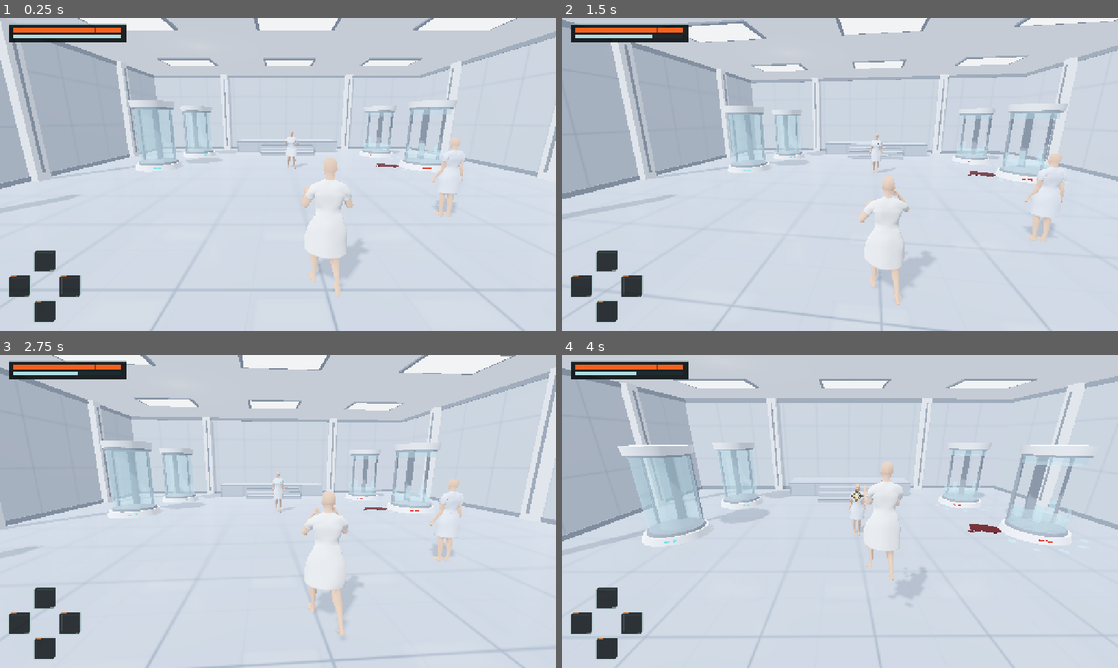
Above: before the commit, frames 1-4 (two rows, left to right).
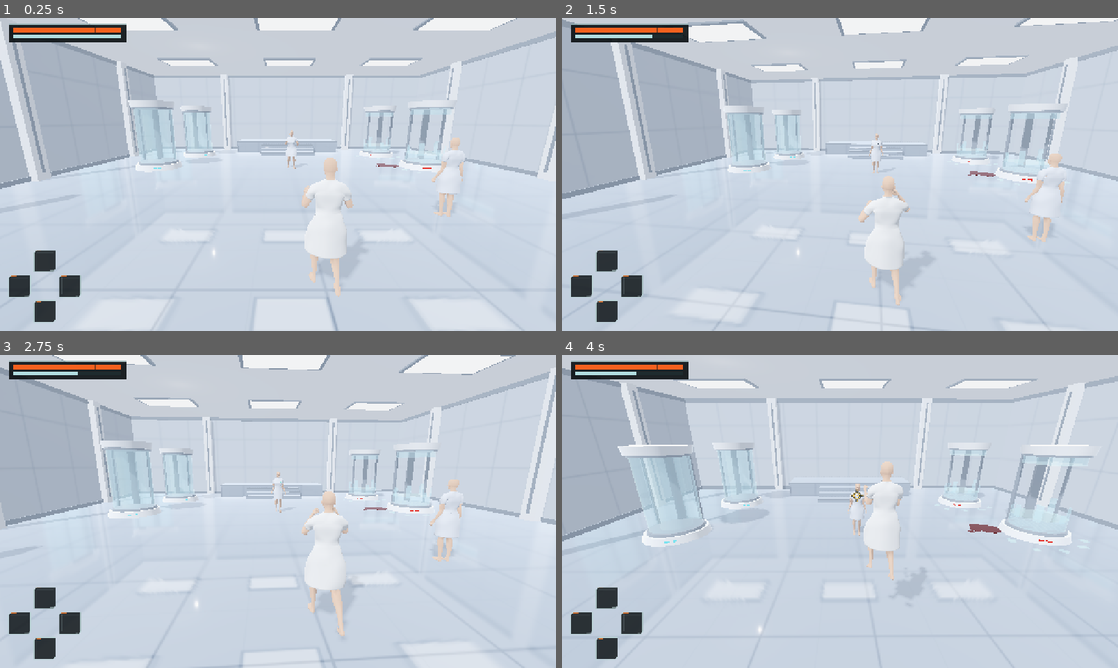
Above: after the commit, the same moments.

Repository: IAmStarhead/Project-Gene
Game: Godot game, scene res://scenes/main.tscn
Two runs of this game, one before a commit and one after it. Both use one fixed random seed, a clock stepped at 60 frames per second and the inputs below.
Inputs (mouse positions are in pixels of both pictures, inside the frame that each line leads up to):
- Up to frame 1 (0.25 s): no input
- Up to frame 2 (1.5 s): tap Enter at 0.5 s; move the mouse to (867, 174) at 0.52 s; press the mouse at (867, 174) at 0.53 s; hold W (move_forward) from 0.53 s (still down); tap F (jump) at 0.77 s; move the mouse to (812, 174) at 1.27 s; release the mouse at (812, 174) at 1.28 s; tap Q (attack_hook) at 1.35 s
- Up to frame 3 (2.75 s): keep holding W (move_forward); tap F (jump) at 1.52 s; move the mouse to (289, 505) at 2.02 s; hold Right mouse button (attack_secondary) from 2.03 s (still down)
- Up to frame 4 (4 s): keep holding W (move_forward); move the mouse to (834, 517) at 2.77 s; release Right mouse button (attack_secondary) at 2.78 s; tap Space (dodge) at 2.85 s; click (834, 517) at 2.92 s; tap F (jump) at 3.02, 3.77 s; move the mouse to (878, 514) at 3.52 s; hold Tab (lock_on) from 3.53 s (still down)

The runs differ from the first frame. In frame 1, less than 0.1% of the frame differs, in the area x 18-100%, y 6-76%; in frame 2, 0.1%; in frame 3, less than 0.1%; in frame 4, 0.3%, in the area x 0-100%, y 6-89%.

Commit message:
Make laboratory floor visibly glossy and assess lighting
Co-authored-by: arena-agent <297053741+arena-agent@users.noreply.github.com>

Diff:
--- a/prototype/scripts/build_scene.gd
+++ b/prototype/scripts/build_scene.gd
@@ -107,12 +107,12 @@
 		_floor_mat.uv1_scale = Vector3(0.55, 0.55, 0.55)
 	else:
 		_floor_mat.albedo_color = Color(0.86, 0.878, 0.90)
-	_floor_mat.roughness = 0.20
+	_floor_mat.roughness = 0.09
 	_floor_mat.metallic = 0.0
-	_floor_mat.metallic_specular = 0.72
+	_floor_mat.metallic_specular = 1.0
 	_floor_mat.clearcoat_enabled = true
-	_floor_mat.clearcoat = 0.24
-	_floor_mat.clearcoat_roughness = 0.32
+	_floor_mat.clearcoat = 0.50
+	_floor_mat.clearcoat_roughness = 0.16
 
 	# Модульные стеновые панели чистой лаборатории — матово-сатиновые, чуть светлее пола.
 	_wall_mat = StandardMaterial3D.new()
@@ -350,7 +350,7 @@
 	else:
 		# Реалистичный коэффициент отражения белого эпоксидного пола и панелей (как в Mirror's Edge):
 		# зал остаётся стерильно-белым, но швы плитки, ступени, тени и лицо не выбиваются в 255.
-		_floor_mat.albedo_color = Color(0.75, 0.78, 0.82) if not headless else Color(0.82, 0.84, 0.87)
+		_floor_mat.albedo_color = Color(0.62, 0.66, 0.71) if not headless else Color(0.82, 0.84, 0.87)
 		_wall_mat.albedo_color = Color(0.78, 0.81, 0.85) if not headless else Color(0.85, 0.87, 0.90)
 		_ceiling_mat.emission_energy_multiplier = 0.30
 
--- a/prototype/shaders/toon_light.gd
+++ b/prototype/shaders/toon_light.gd
@@ -173,7 +173,7 @@
 	probe.ambient_mode = ReflectionProbe.AMBIENT_DISABLED
 	# Слой 1 — только статичная архитектура; персонажи на слое 2 не застывают в отражении пола.
 	probe.cull_mask = 1
-	probe.intensity = 0.75
+	probe.intensity = 1.75
 	probe.size = room_size + Vector3(1.2, 1.2, 1.2)
 	probe.max_distance = 28.0
 
--- a/prototype/tests/test_floor_finish.gd
+++ b/prototype/tests/test_floor_finish.gd
@@ -18,18 +18,18 @@
 	await process_frame
 	var mat: StandardMaterial3D = room._floor_mat
 	check(mat != null and is_equal_approx(mat.metallic, 0.0), "floor remains a non-metal")
-	check(is_equal_approx(mat.roughness, .20) and is_equal_approx(mat.metallic_specular, .72),
+	check(is_equal_approx(mat.roughness, .09) and is_equal_approx(mat.metallic_specular, 1.0),
 		"finish has the chosen PBR roughness and reflectivity")
-	check(mat.clearcoat_enabled and is_equal_approx(mat.clearcoat, .24), "thin topcoat enabled")
+	check(mat.clearcoat_enabled and is_equal_approx(mat.clearcoat, .50) and is_equal_approx(mat.clearcoat_roughness, .16), "polished topcoat enabled")
 	check(room._probe.update_mode == ReflectionProbe.UPDATE_ONCE and room._probe.cull_mask == 1,
 		"probe captures world once and excludes character layer")
-	check(is_equal_approx(room._probe.intensity, .75), "static environment reflection intensity")
+	check(is_equal_approx(room._probe.intensity, 1.75), "static environment reflection intensity")
 	for quality in [0, 1, 2]:
 		T.QUALITY = quality
 		room.apply_quality()
-		check(room._floor_mat == mat and is_equal_approx(mat.roughness, .20),
+		check(room._floor_mat == mat and is_equal_approx(mat.roughness, .09),
 			"quality %d preserves the floor material" % quality)
-		check(is_equal_approx(room._probe.intensity, .75), "quality %d preserves probe tuning" % quality)
+		check(is_equal_approx(room._probe.intensity, 1.75), "quality %d preserves probe tuning" % quality)
 		if quality == 0:
 			check(not room._probe.visible, "low quality keeps probe disabled")
 	T.BRIGHTNESS = 0
Not shown, changed: reports/56-пол-форма-и-анимации.md
Not shown, added: reports/57-блеск-и-свет.md
